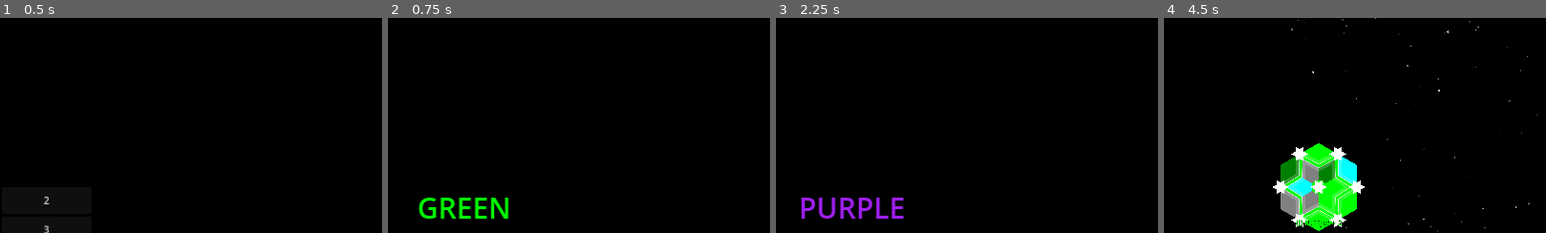
Above: before the commit, frames 1-4 (left to right).
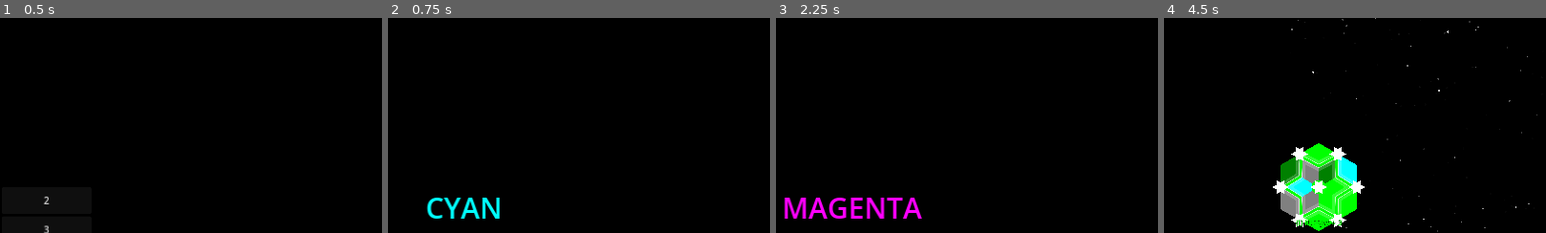
Above: after the commit, the same moments.

Repository: Cy13eruna/VyV
Game: Godot game, scene res://main.tscn
The game is run twice, just before and just after one commit, with the same random seed, the same clock (stepped at 60 frames per second) and the same inputs.
Inputs:
- Up to frame 1 (0.5 s): no input
- Up to frame 2 (0.75 s): click "2" at 0.5 s
- Up to frame 3 (2.25 s): click "START TURN" at 1.25 s; click "END TURN" at 2 s
- Up to frame 4 (4.5 s): click "START TURN" at 2.75 s; click "END TURN" at 3.5 s; click "START TURN" at 4.25 s
The pictures show only the part of the screen within x 50-100%, y 11-61%; the shares and areas given below are measured in that part.

Frame 1 is identical in both runs. In frame 2, 1.8% of the frame differs, in the area x 8-32%, y 83-94%; in frame 3, 2.4%, in the area x 2-39%, y 83-94%; in frame 4, less than 0.1%.

Commit message:
Domain Starting Power

Diff:
--- a/src/main.gd
+++ b/src/main.gd
@@ -1,3 +1,4 @@
+# res://src/Main.gd
 extends Node
 
 # Containers básicos
@@ -75,12 +76,14 @@
 	domain_manager = Node2D.new()
 	domain_manager.set_script(load("res://src/systems/entities/DomainManager.gd"))
 	domain_manager.name = "DomainManager"
+	domain_manager.add_to_group("domain_manager")
 	world.add_child(domain_manager)
 
 	# 5. Vagabond Manager
 	vagabond_manager = Node2D.new()
 	vagabond_manager.set_script(load("res://src/systems/entities/VagabondManager.gd"))
 	vagabond_manager.name = "VagabondManager"
+	vagabond_manager.add_to_group("vagabond_manager")
 	world.add_child(vagabond_manager)
 
 	# 6. Auxiliares
@@ -113,8 +116,19 @@
 		menu.match_requested.connect(_on_match_requested)
 
 func _on_match_requested(player_count: int) -> void:
+	# 1. Primeiro geramos o mapa e as capitais
 	match_manager.setup_game(player_count)
+
+	# 2. Configuramos o HUD
 	_setup_hud()
+
+	# 💡 CORREÇÃO: Esperamos um frame para garantir que o DomainManager
+	# terminou de instanciar as capitais antes do TurnManager anunciar o turno.
+	get_tree().process_frame.connect(func():
+		if is_instance_valid(turn_manager):
+			print("[Main] Mundos e Domínios prontos. Iniciando Turno 1.")
+			turn_manager.setup(player_count)
+	, CONNECT_ONE_SHOT)
 
 func _setup_hud() -> void:
 	if is_instance_valid(game_hud):
@@ -129,17 +143,13 @@
 		if game_hud.has_signal("end_turn_requested"):
 			game_hud.end_turn_requested.connect(_on_end_turn_requested)
 
-## CORRIGIDO: Parâmetros ajustados para 3 argumentos e erro de indentação resolvido
 func _on_global_turn_started(player_id: int, p_color: Color, _round_num: int) -> void:
-	await get_tree().process_frame
 	_update_game_visibility(true)
 
-	# BUSCA DO NOME PARA EVITAR "UNKNOWN"
 	var p_name = "PLAYER " + str(player_id + 1)
 	if is_instance_valid(turn_manager) and turn_manager.player_colors.size() > player_id:
 		p_name = turn_manager.player_colors[player_id]
 
-	# CORREÇÃO: Usando p_color que vem do argumento
 	var data = {
 		"id": player_id,
 		"name": p_name,
@@ -148,14 +158,12 @@
 
 	ui_manager.change_screen("res://src/ui/PlayerTurnScreen.gd", data)
 
-	# Verificação e Reordenamento do HUD
 	if not is_instance_valid(game_hud) or game_hud.get_parent() == null:
 		_setup_hud()
 
 	if game_hud.get_parent() == ui_screen_container:
 		ui_screen_container.move_child(game_hud, -1)
 
-	# O HUD agora se atualiza via Signals, mas chamamos por segurança se necessário
 	if game_hud.has_method("_on_turn_started"):
 		game_hud._on_turn_started(player_id, p_color, _round_num)
 
@@ -164,7 +172,6 @@
 
 func _on_end_turn_requested() -> void:
 	if is_instance_valid(turn_manager):
-		print("[Main] Finalizando turno via HUD.")
 		if input_handler and input_handler.has_method("_deselect_current"):
 			input_handler._deselect_current()
 
@@ -178,7 +185,6 @@
 
 	var domains = []
 	if is_instance_valid(domain_manager):
-		# Tenta pegar o dicionário direto ou via método
 		if "active_domains" in domain_manager:
 			domains = domain_manager.get("active_domains")
 		elif domain_manager.has_method("get_all_domains"):
--- a/src/systems/entities/VagabondManager.gd
+++ b/src/systems/entities/VagabondManager.gd
@@ -22,7 +22,6 @@
 			Signals.turn_started.disconnect(_on_turn_started)
 		Signals.turn_started.connect(_on_turn_started)
 
-	# 💡 NOVO: Escuta quando o poder de um domínio acaba
 	if Signals.has_signal("domain_power_depleted"):
 		if Signals.domain_power_depleted.is_connected(_on_domain_power_depleted):
 			Signals.domain_power_depleted.disconnect(_on_domain_power_depleted)
@@ -47,26 +46,21 @@
 
 	reset_aps_for_player(player_id)
 
-# 💡 NOVO: Quando o domínio atinge 0, exaurimos todas as unidades daquele jogador
 func _on_domain_power_depleted(p_owner_id: int) -> void:
 	print("[VagabondManager] Poder do domínio P%d esgotado. Exaurindo unidades..." % p_owner_id)
 
 	for v in active_vagabonds:
 		if is_instance_valid(v) and v.get("owner_id") == p_owner_id:
-			# Forçamos o AP para 0 e chamamos a exaustão visual se existir
 			v.set("ap", 0)
 			if v.has_method("set_exhausted"):
 				v.set_exhausted()
 
-			# Notifica a UI de que o AP mudou (para atualizar as bolinhas/barra de AP)
 			if Signals.has_signal("unit_ap_changed"):
 				Signals.unit_ap_changed.emit(v, 0, v.get("max_ap") if v.get("max_ap") else 1)
 
-	# Limpamos os destaques de movimento no mapa
 	if is_instance_valid(_painter) and _painter.has_method("update_reachable"):
 		_painter.update_reachable([], Color.WHITE)
 
-	# Opcional: Deselecionar a unidade atual se ela pertencer ao jogador esgotado
 	if is_instance_valid(Signals):
 		Signals.unit_deselected.emit()
 
@@ -90,7 +84,6 @@
 
 	if not grid_mgr: return
 
-	# 💡 SEGURANÇA: Se a unidade já está sem AP, não mostra alcance
 	if v.get("ap") <= 0:
 		_painter.update_reachable([], Color.WHITE)
 		return
@@ -138,8 +131,15 @@
 			var color_value = turn_manager.COLOR_OPTIONS[color_name]
 
 			if domain_manager and domain_manager.has_method("create_domain"):
-				domain_manager.create_domain(clean_pos, color_value, spawned, grid_manager.tile_size)
-				print("[VagabondManager] Domínio inicial criado para P%d em %s" % [spawned, clean_pos])
+				var new_domain = domain_manager.create_domain(clean_pos, color_value, spawned, grid_manager.tile_size)
+
+				# 💡 GARANTIA: Todos nascem com 1. O incremento para 2 deve vir do TurnStarted.
+				if is_instance_valid(new_domain):
+					new_domain.set("power", 1)
+					if new_domain.has_method("_refresh_all"):
+						new_domain.call("_refresh_all")
+
+				print("[VagabondManager] Capital P%d criada com 1 Poder em %s" % [spawned, clean_pos])
 				spawned += 1
 
 func _create_vagabond(grid_pos: Vector2, color: Color, player_id: int, grid: Node2D, v_name: String = "") -> void:
--- a/src/systems/turn/TurnManager.gd
+++ b/src/systems/turn/TurnManager.gd
@@ -5,12 +5,12 @@
 signal turn_started(player_data: Dictionary)
 
 const COLOR_OPTIONS = {
-    "Green": Color.GREEN,
-    "Yellow": Color.YELLOW,
-    "Red": Color.RED,
-    "Purple": Color.PURPLE,
-    "Cyan": Color.CYAN,
-    "Magenta": Color.MAGENTA
+	"Green": Color.GREEN,
+	"Yellow": Color.YELLOW,
+	"Red": Color.RED,
+	"Purple": Color.PURPLE,
+	"Cyan": Color.CYAN,
+	"Magenta": Color.MAGENTA
 }
 
 var total_players: int = 0
@@ -19,60 +19,63 @@
 var player_colors: Array = []
 
 func setup(p_player_count: int) -> void:
-    total_players = clamp(p_player_count, 1, COLOR_OPTIONS.size())
-    current_player_index = 0
-    turn_number = 1
-    _assign_random_colors()
+	total_players = clamp(p_player_count, 1, COLOR_OPTIONS.size())
+	current_player_index = 0
+	turn_number = 1
+	_assign_random_colors()
 
-    # Delay para garantir que o HUD e outros Managers já se conectaram aos sinais
-    call_deferred("_announce_turn")
+	# 💡 CORREÇÃO: Removemos o call_deferred e o await.
+	# Chamamos diretamente para evitar a piscada do mapa.
+	# Se os outros nós foram instanciados no mesmo frame, eles já estão no grupo 'domains'.
+	_announce_turn()
 
 func _assign_random_colors() -> void:
-    var keys = COLOR_OPTIONS.keys()
-    keys.shuffle()
-    player_colors = keys.slice(0, total_players)
+	var keys = COLOR_OPTIONS.keys()
+	keys.shuffle()
+	player_colors = keys.slice(0, total_players)
 
 func next_turn() -> void:
-    current_player_index = (current_player_index + 1) % total_players
+	current_player_index = (current_player_index + 1) % total_players
 
-    if current_player_index == 0:
-        turn_number += 1
-        print("\n--- RODADA ", turn_number, " ---")
+	if current_player_index == 0:
+		turn_number += 1
+		print("\n--- RODADA ", turn_number, " ---")
 
-    _announce_turn.call_deferred()
+	# Chamada direta para resposta imediata da UI
+	_announce_turn()
 
 func _announce_turn() -> void:
-    if player_colors.is_empty():
-        _assign_random_colors()
+	if player_colors.is_empty():
+		_assign_random_colors()
 
-    var color_name = player_colors[current_player_index]
-    var p_color = COLOR_OPTIONS[color_name]
+	var color_name = player_colors[current_player_index]
+	var p_color = COLOR_OPTIONS[color_name]
 
-    var player_data = {
-        "id": current_player_index,
-        "display_id": current_player_index + 1,
-        "name": color_name,
-        "color": p_color,
-        "round": turn_number # Esta info já existia no dicionário...
-    }
+	var player_data = {
+		"id": current_player_index,
+		"display_id": current_player_index + 1,
+		"name": color_name,
+		"color": p_color,
+		"round": turn_number
+	}
 
-    print("[TurnManager] Vez de: ", player_data.name, " (ID: ", player_data.id, ")")
+	print("[TurnManager] Vez de: ", player_data.name, " (ID: ", player_data.id, ")")
 
-    # 1. Emite sinal local
-    turn_started.emit(player_data)
+	# 1. Emite sinal local
+	turn_started.emit(player_data)
 
-    # 2. EMISSÃO PARA O EVENTBUS
-    # ATUALIZADO: Agora passamos o turn_number como 3º argumento para o Signal global
-    if is_instance_valid(Signals):
-        Signals.turn_started.emit(player_data.id, player_data.color, turn_number)
+	# 2. EMISSÃO PARA O EVENTBUS
+	# Importante: O DomainManager deve estar conectado a este sinal para dar o +1 inicial.
+	if is_instance_valid(Signals):
+		Signals.turn_started.emit(player_data.id, player_data.color, turn_number)
 
 # --- GETTERS ---
 
 func get_current_id() -> int:
-    return current_player_index
+	return current_player_index
 
 func get_player_color_by_id(id: int) -> Color:
-    if id >= 0 and id < player_colors.size():
-        var color_name = player_colors[id]
-        return COLOR_OPTIONS[color_name]
-    return Color.WHITE
+	if id >= 0 and id < player_colors.size():
+		var color_name = player_colors[id]
+		return COLOR_OPTIONS[color_name]
+	return Color.WHITE
